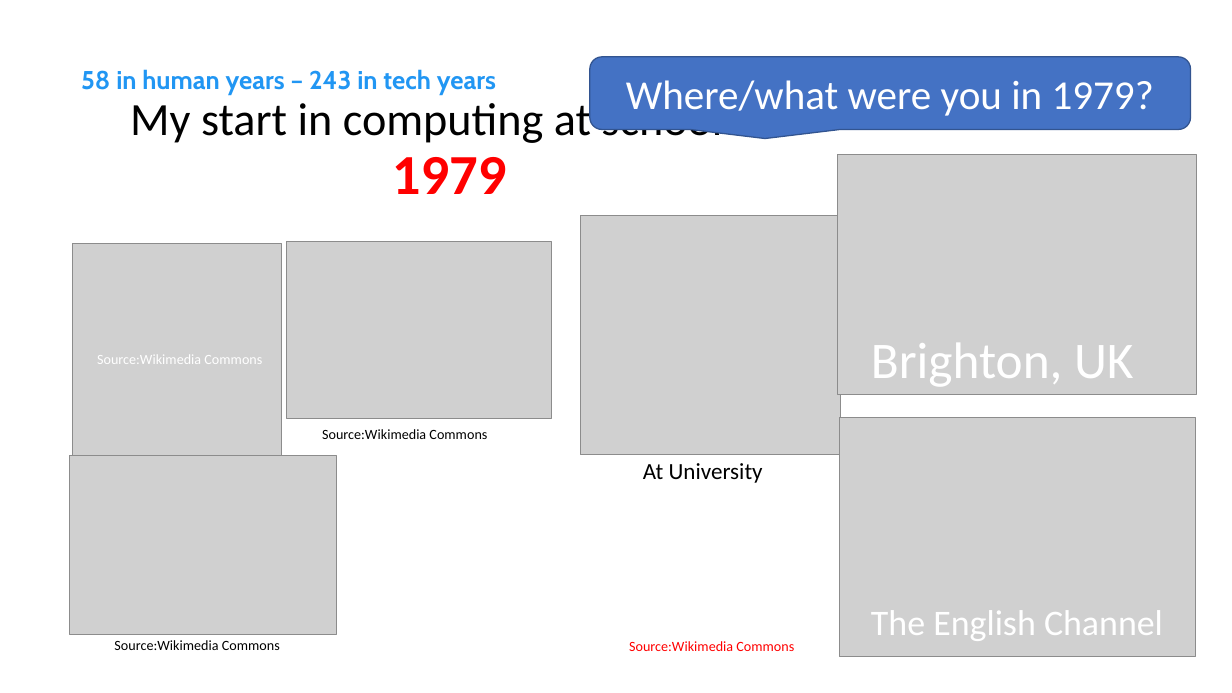
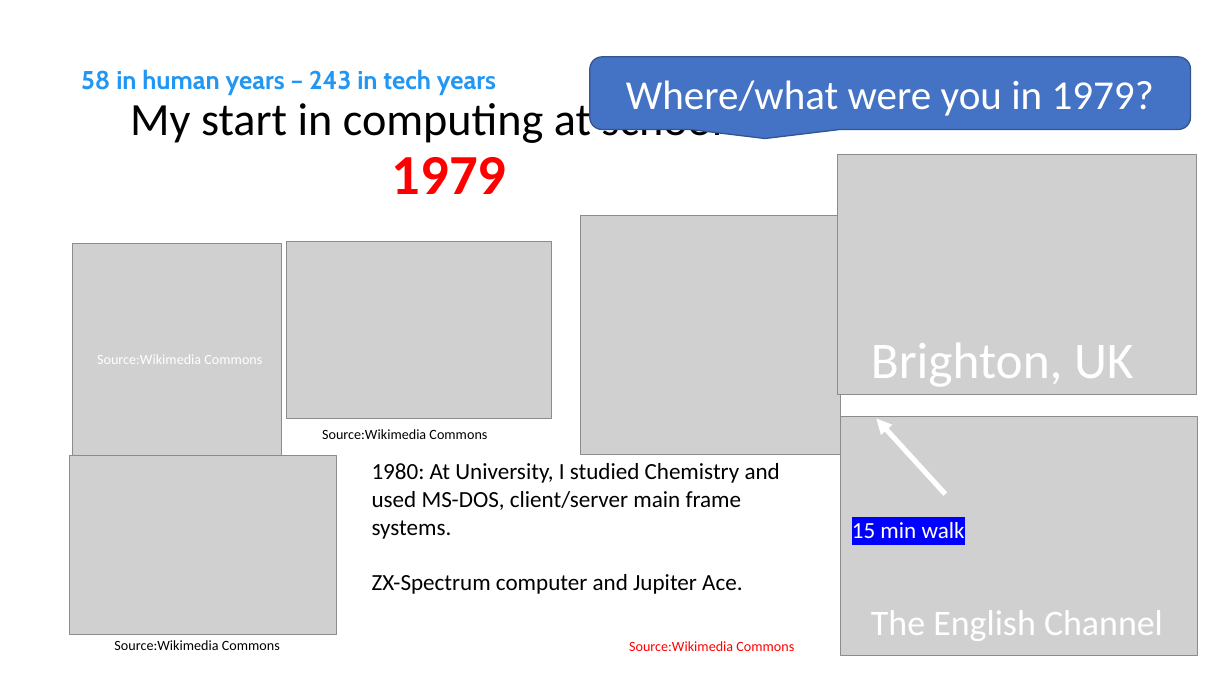
Before and after one commit to aniWeyn/pwa, a slide deck: slide 4 of PWA.pptx (slide 3 before the commit). Drawn at 1232x693 pixels with LibreOffice and Linux fonts; fonts in the diff are those of the drawing; grey boxes stand for pictures. Boxes give left, top, right and bottom in pixels: in the first picture for what was removed or moved away, otherwise in the second. Text is boxed around its words. In the diff, an @@ line names an element or a change of style, - is before the commit and + after.

```diff
--- a/PWA.pptx
+++ b/PWA.pptx
@@ arrow added from (945, 494) to (876, 419), #FFFFFF 4 pt @@
@@ text at box(372, 463, 780, 594): text changed @@
-At University
+1980: At University, I studied Chemistry and used MS-DOS, client/server main frame systems.
+ZX-Spectrum computer and Jupiter Ace.
@@ text added at box(852, 522, 965, 538), 18 pt, text #FFFFFF @@
+15 min walk
```
Also in this commit, not shown: 3 other slides changed, 3 slides added, 1 other file.
